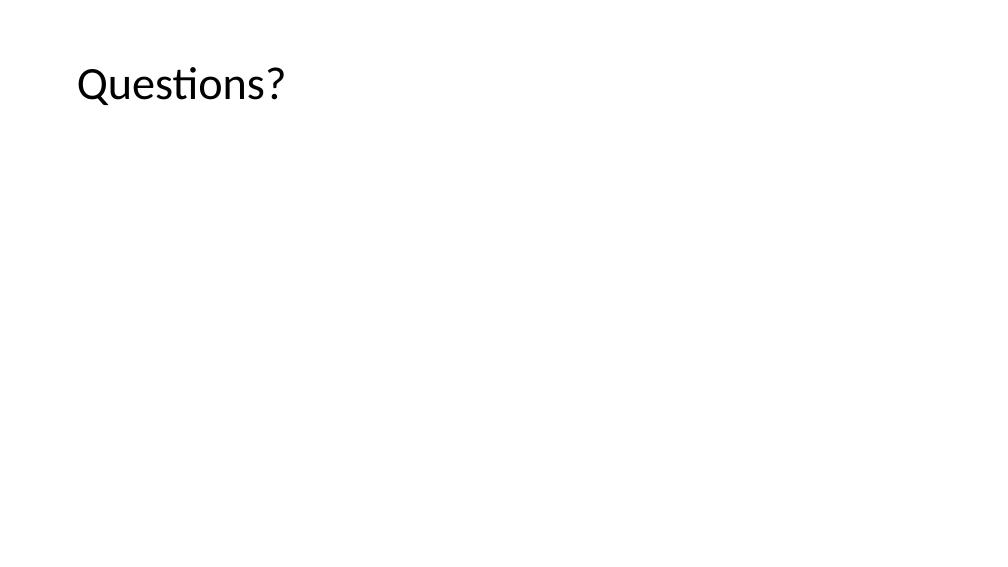
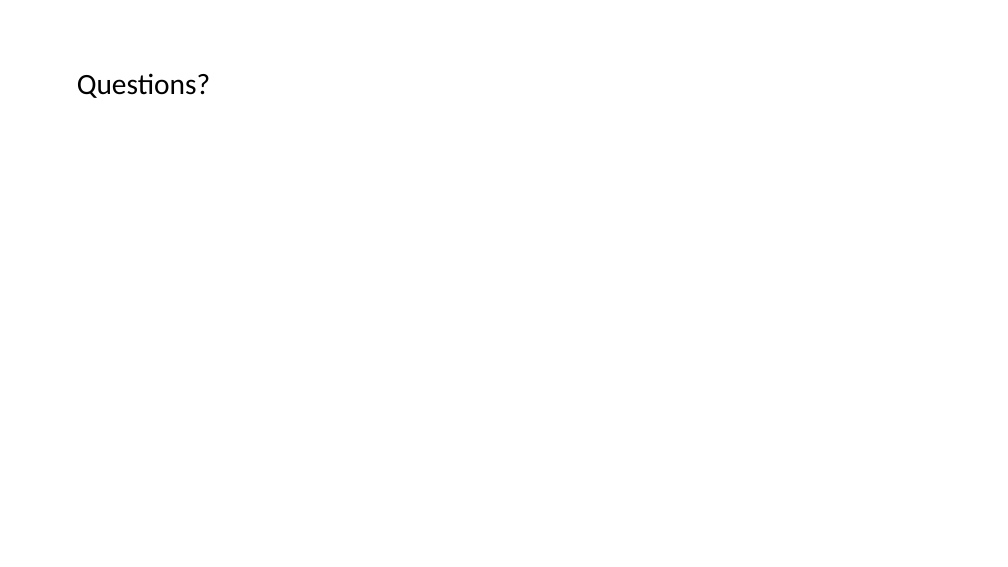
Before and after one commit to smaups/Project_1, a slide deck: slide 9 of proposal.pptx (slide 8 before the commit). Drawn at 1008x567 pixels with LibreOffice and Linux fonts; fonts in the diff are those of the drawing. Boxes give left, top, right and bottom in pixels: in the first picture for what was removed or moved away, otherwise in the second. Text is boxed around its words. In the diff, an @@ line names an element or a change of style, - is before the commit and + after.

```diff
--- a/proposal.pptx
+++ b/proposal.pptx
@@ title "Questions?" at bbox=[77, 73, 210, 98]: size 44 to 28 pt @@
```
Also in this commit, not shown: 5 other slides changed, 3 slides added, 2 slides removed, 2 other files.
